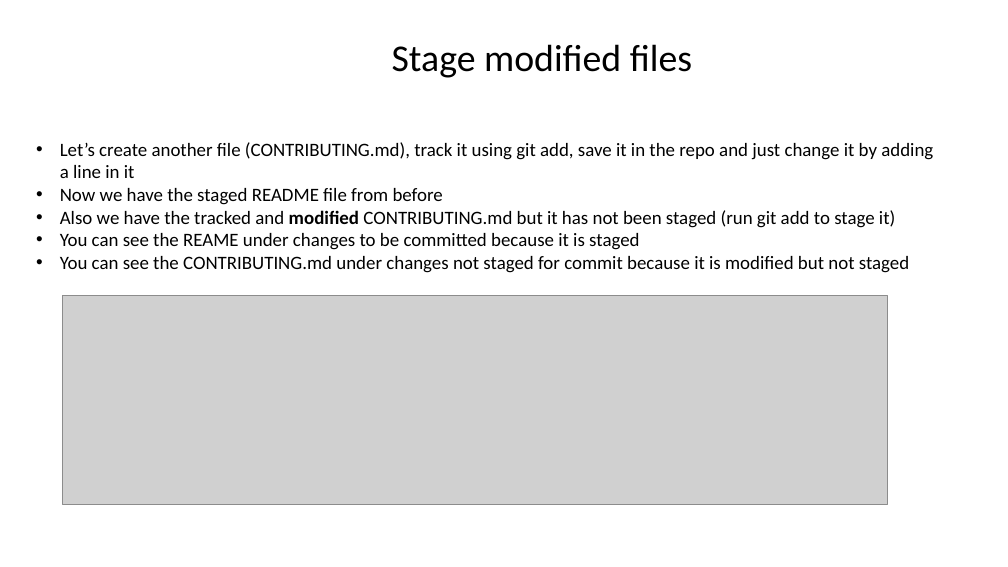
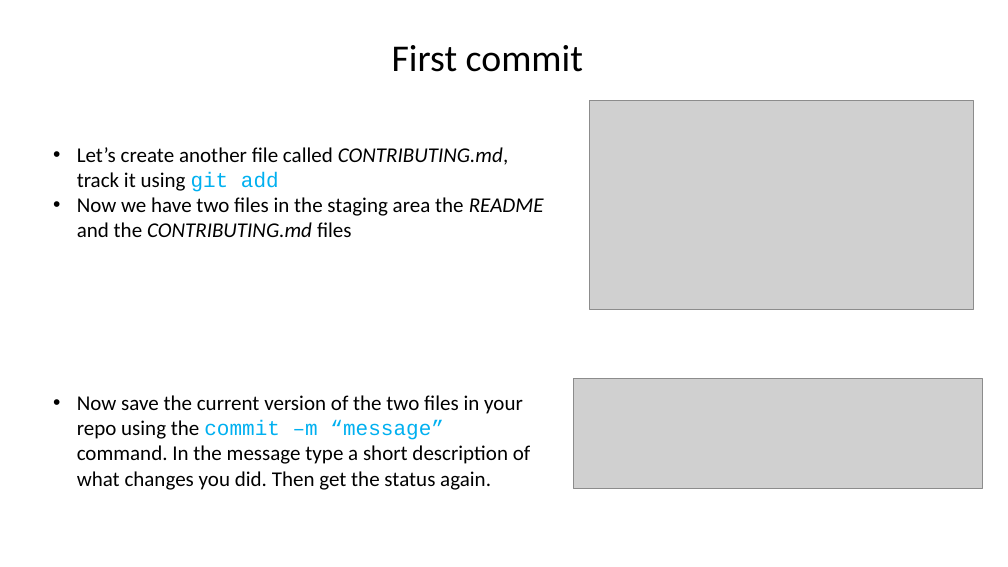
Before and after one commit to imarag/tutorials_content_imarag, a slide deck: slide 11 of GIT_tutorial.pptx (slide 10 before the commit). Drawn at 1008x567 pixels with LibreOffice and Linux fonts; fonts in the diff are those of the drawing; grey boxes stand for pictures. Boxes give left, top, right and bottom in pixels: in the first picture for what was removed or moved away, otherwise in the second. Text is boxed around its words. In the diff, an @@ line names an element or a change of style, - is before the commit and + after.

```diff
--- a/GIT_tutorial.pptx
+++ b/GIT_tutorial.pptx
@@ text at <box>392,45,583,72</box>: text changed @@
-Stage modified files
+First commit
@@ picture added at <box>590,101,973,309</box> @@
@@ text at <box>77,147,544,237</box>: text changed; size 18 to 20 pt @@
-• Let’s create another file (CONTRIBUTING.md), track it using git add, save it in the repo and just change it by adding a line in it
-• Now we have the staged README file from before
-• Also we have the tracked and modified CONTRIBUTING.md but it has not been staged (run git add to stage it)
-• You can see the REAME under changes to be committed because it is staged
-• You can see the CONTRIBUTING.md under changes not staged for commit because it is modified but not staged
+• Let’s create another file called CONTRIBUTING.md, track it using git add
+• Now we have two files in the staging area the README and the CONTRIBUTING.md files
@@ picture removed at <box>63,296,888,504</box> @@
@@ picture added at <box>573,378,982,488</box> @@
@@ text added at <box>77,395,531,490</box>, 20 pt, text #000000 @@
+• Now save the current version of the two files in your repo using the commit –m “message” command. In the message type a short description of what changes you did. Then get the status again.
```
Also in this commit, not shown: 26 other slides changed, 21 slides added, 2 slides removed, 1 other file.
